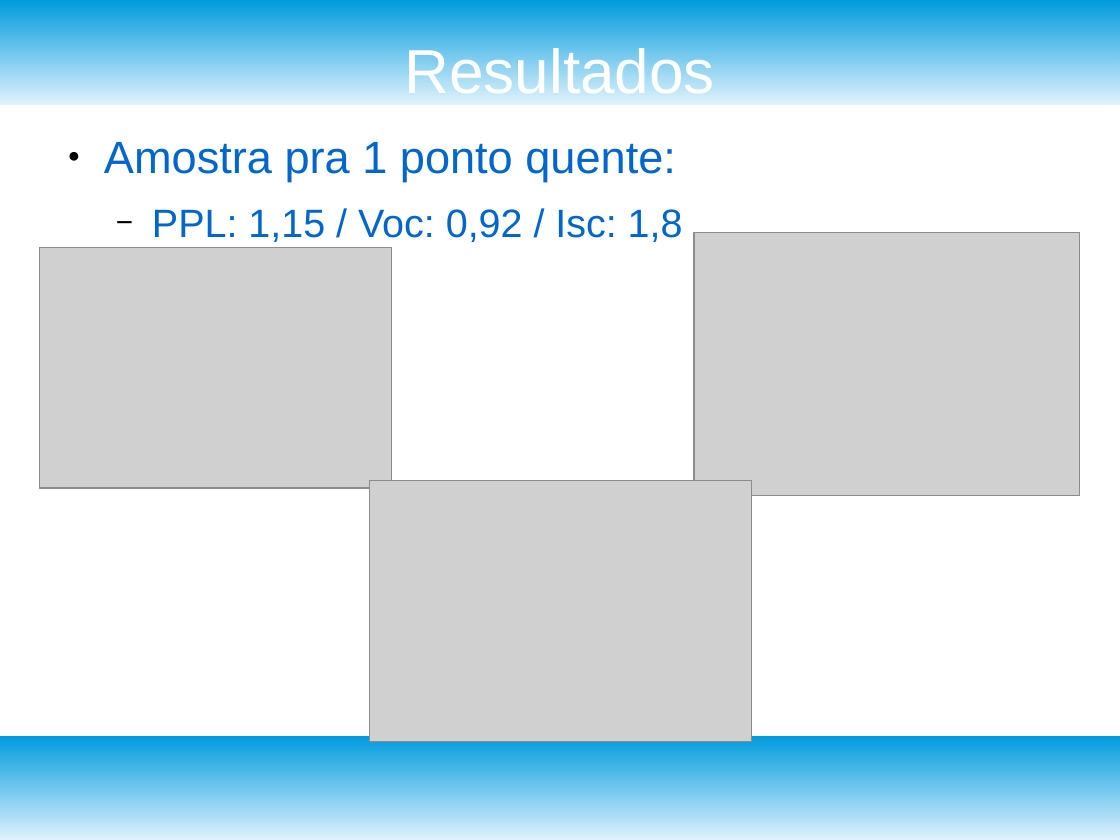
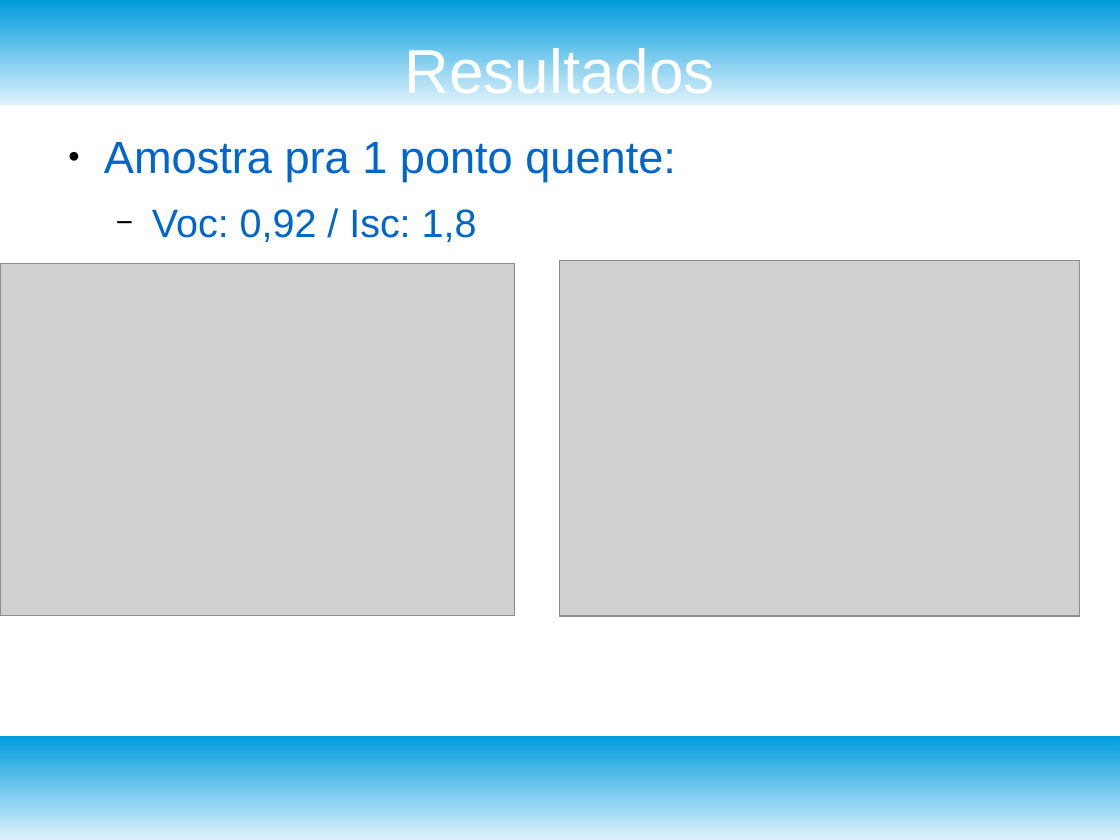
Before and after one commit to ErikJhones/Self-Organizing-Map-SOM-with-KNN, a slide deck: slide 13 of fuzzy/apresentacao.odp (slide 11 before the commit). Drawn at 1120x840 pixels with LibreOffice and Linux fonts; fonts in the diff are those of the drawing; grey boxes stand for pictures. Boxes give left, top, right and bottom in pixels: in the first picture for what was removed or moved away, otherwise in the second. Text is boxed around its words. In the diff, an @@ line names an element or a change of style, - is before the commit and + after.

```diff
--- a/fuzzy/apresentacao.odp
+++ b/fuzzy/apresentacao.odp
@@ text at [152,209,477,242]: text changed @@
-  − PPL: 1,15 / Voc: 0,92 / Isc: 1,8
+  − Voc: 0,92 / Isc: 1,8
@@ picture: place and size @@
-picture at [40,247,391,488]
+picture at [0,264,515,616]
@@ picture: place and size @@
-picture at [694,232,1080,496]
+picture at [560,260,1080,616]
@@ picture removed at [369,480,752,742] @@
```
Also in this commit, not shown: 7 other slides changed, 6 slides added, 2 slides removed, 3 other files.
